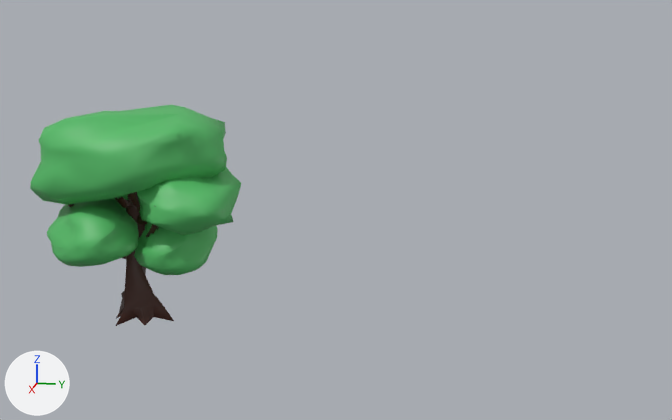
Two versions of the FBX model Assets/Models/Terrain/cedarTree.fbx, one commit apart.
Both versions are drawn from a 50 mm camera at (14.67, 2.44, 4.27) aimed at (-0.44, -0.59, 0.5). Every picture has the same lights, and +X, +Y and +Z are marked at lower left. Where no turn or scale is listed for an object, it has been applied to the vertices.

The first picture shows 'Plane.001', 'Trunk.002'.
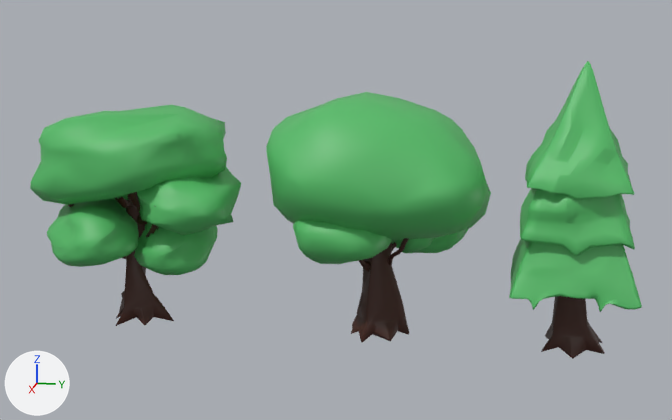
Where the newer file only moved an object's origin or applied its transform, the numbers keep the older frame.

Diff of the bpy script that builds the scene:
```diff
--- a/Assets/Models/Terrain/cedarTree.fbx.py
+++ b/Assets/Models/Terrain/cedarTree.fbx.py
@@ me_cube_008 @@
+me_cube_008.from_pydata(...)  # 564 vertices, 555 faces; spans x -1.06..0.97, y -1.0..0.68, z 1.72..3.18
+me_cube_008.materials.append(mat_material_001)  # green #55bd68
@@ me_cube_011 @@
+me_cube_011.from_pydata(...)  # 114 vertices, 114 faces; spans x -1.64..2.37, y -1.65..2.06, z -8.47..0.33
+me_cube_011.materials.append(mat_material_002)  # brown #422015
@@ me_cube_007_1 @@
+me_cube_007_1.from_pydata(...)  # 363 vertices, 449 faces; spans x -1.03..0.97, y -0.96..0.63, z 2.52..4.55
+me_cube_007_1.materials.append(mat_material_001)  # green #55bd68
@@ me_cylinder_002_1 @@
+me_cylinder_002_1.from_pydata(...)  # 1750 vertices, 1727 faces; spans x -0.85..0.57, y -1.09..0.71, z 1.0..2.24
+me_cylinder_002_1.materials.append(mat_material_002)  # brown #422015
@@ me_plane_003 @@
+me_plane_003.from_pydata(...)  # 450 vertices, 785 faces; spans x -2.03..1.48, y -1.95..1.72, z 1.21..3.98
+me_plane_003.materials.append(mat_material_001)  # green #55bd68
@@ me_cube_010 @@
+me_cube_010.from_pydata(...)  # 103 vertices, 105 faces; spans x -1.79..2.17, y -1.61..2.23, z -8.25..0.32
+me_cube_010.materials.append(mat_material_002)  # brown #422015
@@ me_cube_009 @@
+me_cube_009.from_pydata(...)  # 1654 vertices, 1652 faces; spans x -1.15..1.08, y -1.11..0.81, z 0.92..2.05
+me_cube_009.materials.append(mat_material_001)  # green #55bd68
@@ ob_leaves_layer_2 @@
+ob_leaves_layer_2 = bpy.data.objects.new('Leaves Layer 2', me_cube_008)
+ob_leaves_layer_2.location = (0.02, 3.49, -1.45)
@@ ob_trunk_001 @@
+ob_trunk_001 = bpy.data.objects.new('Trunk.001', me_cube_011)
+ob_trunk_001.location = (-0.19, 0.27, -1.51)
+ob_trunk_001.rotation_euler = (0.0, 0.0, 0.486)  # degrees (0, 0, 28)
+ob_trunk_001.scale = (-0.263, -0.263, -0.263)
@@ ob_leaves_layer_1 @@
+ob_leaves_layer_1 = bpy.data.objects.new('Leaves Layer 1', me_cube_007_1)
+ob_leaves_layer_1.location = (0.02, 3.49, -1.45)
@@ ob_cylinder_006 @@
+ob_cylinder_006 = bpy.data.objects.new('Cylinder.006', me_cylinder_002_1)
+ob_cylinder_006.location = (-0.19, 0.27, -1.51)
@@ ob_plane_003 @@
+ob_plane_003 = bpy.data.objects.new('Plane.003', me_plane_003)
+ob_plane_003.location = (-0.19, 0.27, -1.51)
@@ ob_trunk @@
+ob_trunk = bpy.data.objects.new('Trunk', me_cube_010)
+ob_trunk.location = (0.02, 3.49, -1.45)
+ob_trunk.scale = (-0.258, -0.258, -0.258)
@@ ob_leaves_layer_3 @@
+ob_leaves_layer_3 = bpy.data.objects.new('Leaves Layer 3', me_cube_009)
+ob_leaves_layer_3.location = (0.02, 3.49, -1.45)
```

What differs and where, as boxes (x1, y1, x2, y2) in the pictures (672 x 420 px):
'Plane.003', added (green)
    after: (266, 92, 491, 264)
'Leaves Layer 1', added (green)
    after: (525, 61, 635, 199)
'Leaves Layer 3', added (green)
    after: (509, 239, 642, 312)
'Leaves Layer 2', added (green)
    after: (520, 188, 635, 256)
'Trunk.001', added
    after: (351, 241, 409, 342)
'Trunk', added (brown)
    after: (541, 296, 605, 359)
'Cylinder.006', added
    after: (358, 238, 409, 272)
